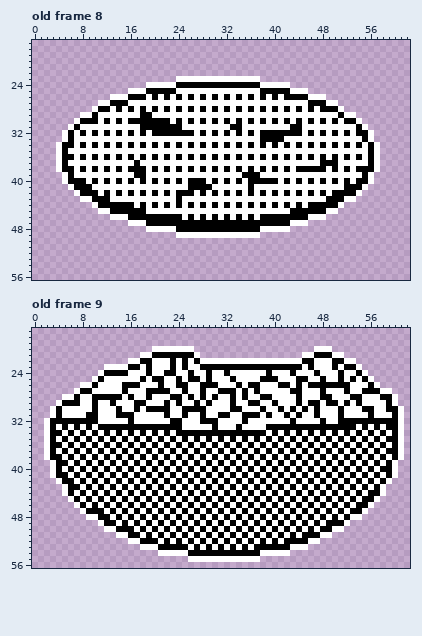
A pixel-art file gets an edit: Starship/source/assets/images/recipes.aseprite. The first picture shows the starting point.
64x64 pixels, 13 frames. Shown: old frame 8: x 0..62, y 17..56; old frame 9: x 0..62, y 17..56. The commit also changed other frames, which this record leaves out.
The result:
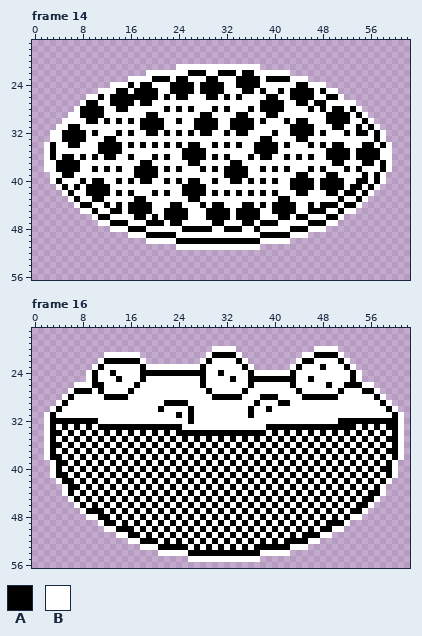
Palette (. is transparent): A #000000  B #ffffff
A new or re-ordered frame is compared with the old frame closest to it.
Changes in this commit:
frames 13 -> 19
Frame 14 is new; against old frame 8:
y 21: x 24..37 .............. -> BBBBBBBBBBBBBB
y 22: x 19..42 ........................ -> BBBBBBBAAABBAAABAABBBBBB
y 23: x 16..25 ........BB -> BBBBAAABAA; x 29..30 BB -> AA; x 34..45 BBBB........ -> AAAABAAAABBB
y 24: x 13..19 ......B -> BBBABAA; x 23 B -> A; x 27 A -> B; x 32..33 AA -> BB; x 43..48 ...... -> BAABBB
y 25: x 11..15 ..... -> BBBAA; x 17..18 BB -> AA; x 21..22 AA -> BB; x 24..26 BBB -> AAA; x 28..31 BBBB -> AAAA; x 35..36 BB -> AA; x 39..40 AA -> BB; x 42..50 ABBB..... -> BAAAABABB
y 26: x 9..15 ....BBB -> BBABAAA; x 19 B -> A; x 25..26 BA -> AB; x 28..29 AB -> BA; x 36 A -> B; x 38..39 AB -> BA; x 42 A -> B; x 46 B -> A; x 49..51 ... -> AAB
y 27: x 8..10 ... -> BAA; x 16 B -> A; x 18..19 BB -> AA; x 38..41 BBBB -> AAAA; x 44..46 BBA -> AAB; x 51..53 ... -> BBB
y 28: x 7..10 ...B -> BAAA; x 12 A -> B; x 15..16 BA -> AB; x 18 A -> B; x 20 A -> B; x 28 A -> B; x 34 A -> B; x 39 B -> A; x 41..42 BA -> AB; x 44 A -> B; x 49 A -> B; x 51..54 B... -> ABAB
y 29: x 6..9 ..BB -> BBAA; x 11 B -> A; x 18 A -> B; x 20 B -> A; x 28..29 BB -> AA; x 34..35 BB -> AA; x 39..40 BB -> AA; x 49..50 BB -> AA; x 52 B -> A; x 54..55 .. -> AB
y 30: x 5..6 .. -> BB; x 8 A -> B; x 17 A -> B; x 22 A -> B; x 26..27 AB -> BA; x 29 B -> A; x 32..33 AB -> BA; x 35 B -> A; x 40 A -> B; x 45..46 BA -> AB; x 48..49 AB -> BA; x 51 B -> A; x 53 A -> B; x 55..56 .. -> AB
y 31: x 4..6 ..B -> BBA; x 22..24 AAA -> BBB; x 27..30 BBBB -> AAAA; x 35..36 BB -> AA; x 45..46 BB -> AA; x 50..51 BB -> AA; x 56..57 .. -> AB
y 32: x 3..5 ..B -> BBA; x 7 B -> A; x 12 A -> B; x 18..19 AB -> BA; x 21 A -> B; x 23 A -> B; x 25 A -> B; x 29..30 BA -> AB; x 35..36 BA -> AB; x 38..39 AA -> BB; x 41..42 AA -> BB; x 45 B -> A; x 50 A -> B; x 57..58 .. -> AB
y 33: x 3..5 ..B -> BBA; x 7..8 BB -> AA; x 12..13 BB -> AA; x 40..41 AA -> BB; x 44..45 BB -> AA; x 55 A -> B; x 57..58 .. -> AB
y 34: x 2..3 .. -> BA; x 5 A -> B; x 7..8 BA -> AB; x 10..11 AB -> BA; x 13 B -> A; x 27..28 BA -> AB; x 36..37 AB -> BA; x 39 B -> A; x 44 A -> B; x 51..52 BA -> AB; x 54..55 AB -> BA; x 58..59 .. -> AB
y 35: x 2..3 .. -> BA; x 5 A -> B; x 11..14 BBBB -> AAAA; x 25..28 BBBB -> AAAA; x 37..40 BBBB -> AAAA; x 49..52 BBBB -> AAAA; x 54..55 BB -> AA; x 57..59 B.. -> ABB
y 36: x 2..3 .. -> BA; x 13..14 BA -> AB; x 18 A -> B; x 24..25 AB -> BA; x 27 B -> A; x 34 A -> B; x 39..40 BA -> AB; x 48..49 AB -> BA; x 51 B -> A; x 55 B -> A; x 57..59 B.. -> ABB
y 37: x 2..4 ..B -> BBA; x 6..7 BB -> AA; x 17..19 ABB -> BAA; x 26..27 BB -> AA; x 33..34 BB -> AA; x 48..49 AA -> BB; x 51 B -> A; x 55 B -> A; x 58..59 .. -> AB
y 38: x 2..4 ..B -> BBA; x 7..8 BA -> AB; x 16 A -> B; x 19 B -> A; x 26 A -> B; x 33 B -> A; x 35..36 BA -> AB; x 44..45 AA -> BB; x 47 A -> B; x 50 A -> B; x 55..56 AA -> BB; x 58..59 .. -> AB
y 39: x 3..5 ..B -> BBA; x 19..20 BB -> AA; x 32..34 BBB -> AAA; x 36..37 AA -> BB; x 44..45 BB -> AA; x 49..50 BB -> AA; x 57..58 .. -> AB
y 40: x 3..4 .. -> BA; x 6..7 AA -> BB; x 11..12 BA -> AB; x 19..20 BA -> AB; x 28 A -> B; x 32..33 AB -> BA; x 37 A -> B; x 39 A -> B; x 42..43 AB -> BA; x 45 B -> A; x 49 B -> A; x 51..52 BA -> AB; x 57..58 .. -> AB
y 41: x 4..5 .. -> BA; x 8 A -> B; x 10..12 BBB -> AAA; x 25 B -> A; x 29 A -> B; x 36 A -> B; x 43..46 BBBB -> AAAA; x 48..52 BBBBA -> AAAAB; x 56..57 .. -> AB
y 42: x 5..6 .. -> BA; x 8 A -> B; x 11 B -> A; x 18 A -> B; x 24 A -> B; x 27 B -> A; x 42 A -> B; x 45..46 BA -> AB; x 48..49 AB -> BA; x 51 A -> B; x 55..56 .. -> AB
y 43: x 6..7 .. -> BA; x 12 A -> B; x 17..18 BB -> AA; x 24 A -> B; x 26..27 BB -> AA; x 41..42 BB -> AA; x 49..50 AA -> BB; x 54..55 .. -> AB
y 44: x 7..9 ... -> BAA; x 11 A -> B; x 13 A -> B; x 15 A -> B; x 17 B -> A; x 19..20 BA -> AB; x 22..23 AB -> BA; x 26 A -> B; x 31..32 BA -> AB; x 34..35 AB -> BA; x 41 B -> A; x 43..44 BA -> AB; x 47 A -> B; x 52..54 ... -> AAB
y 45: x 8..10 ... -> BBA; x 15 A -> B; x 19 B -> A; x 22..25 BBBB -> AAAA; x 29..32 BBBB -> AAAA; x 34..37 BBBB -> AAAA; x 40..42 BBB -> AAA; x 44..45 AA -> BB; x 51..53 ... -> ABB
y 46: x 10..12 ... -> BAA; x 16 A -> B; x 19 A -> B; x 21 A -> B; x 25..26 BA -> AB; x 28..29 AB -> BA; x 31 B -> A; x 35 B -> A; x 37..40 BAAA -> ABBB; x 43 A -> B; x 49..51 ... -> AAB
y 47: x 11..15 ..... -> BBAAA; x 22 A -> B; x 25..29 AAAAA -> BBBBB; x 32..34 AAA -> BBB; x 37 A -> B; x 41..42 AA -> BB; x 46..50 ..... -> AAABB
y 48: x 13..18 ...... -> BBBAAA; x 24 A -> B; x 30..31 AA -> BB; x 35..36 AA -> BB; x 43..48 ...... -> AAABBB
y 49: x 16..23 ........ -> BBBAAAAA; x 38..45 ........ -> AAAAABBB
y 50: x 19..42 ........................ -> BBBBBAAAAAAAAAAAAAABBBBB
y 51: x 24..37 .............. -> BBBBBBBBBBBBBB
Frame 16 is new; against old frame 9:
y 20: x 20..26 BBBBBBB -> .......; x 30..33 .... -> BBBB; x 50 . -> B
y 21: x 12..27 ......BBAAAAAAAB -> BBBBBB..........; x 29..34 ...... -> BAAAAB; x 50 B -> A
y 22: x 11..27 .....BBAABBBABABA -> BAAAAAAB.........; x 29 B -> A; x 34 B -> A; x 36..43 BBBBBBBB -> ........; x 50 A -> B; x 53 B -> .
y 23: x 10..11 .. -> BA; x 16..19 AABA -> BBAB; x 23 A -> B; x 25 A -> B; x 29..34 AAAAAA -> BBBBBB; x 36..43 AAAAAAAA -> B......B; x 46 A -> B; x 48 B -> A; x 50 A -> B; x 53..54 AB -> B.
y 24: x 9..10 .. -> BA; x 12 A -> B; x 14..15 AA -> BB; x 18 B -> A; x 20..21 BB -> AA; x 24..25 BB -> AA; x 27..29 BBA -> AAB; x 31..32 BA -> AB; x 36 B -> A; x 39 A -> B; x 47 A -> B; x 51 A -> B; x 53..55 BAB -> AB.
y 25: x 9..11 .BA -> BAB; x 14 B -> A; x 20..21 AA -> BB; x 24 A -> B; x 26..29 AABA -> BBAB; x 36..37 BB -> AA; x 41..46 BBBAAB -> AAABBA; x 48 A -> B; x 51 A -> B; x 55..56 AB -> ..
y 26: x 7 . -> B; x 11 B -> A; x 15..16 AA -> BB; x 21 A -> B; x 24..25 AA -> BB; x 29..30 AA -> BB; x 34 A -> B; x 37 A -> B; x 41..44 AABA -> BBAB; x 46..48 AAA -> BBB; x 50..51 AA -> BB; x 53..54 BB -> AA; x 56..57 AB -> B.
y 27: x 6..7 .B -> BA; x 11 B -> A; x 15..16 AB -> BA; x 19..22 AAAA -> BBBB; x 25 A -> B; x 28..29 AB -> BA; x 31..33 AAA -> BBB; x 37 A -> B; x 43 A -> B; x 48 A -> B; x 51..52 BA -> AB; x 57..59 ABB -> B..
y 28: x 6..7 BA -> AB; x 10..11 AA -> BB; x 15..16 BA -> AB; x 19 A -> B; x 23..24 AA -> BB; x 26 A -> B; x 28 A -> B; x 31..32 BB -> AA; x 34..35 BA -> AB; x 40 B -> A; x 44..47 ABBB -> BAAA; x 50 B -> A; x 53..54 AA -> BB; x 57..60 BAAB -> AB..
y 29: x 6..7 AA -> BB; x 10 A -> B; x 13 A -> B; x 17..18 AA -> BB; x 23 B -> A; x 25 B -> A; x 27 A -> B; x 29 A -> B; x 33 A -> B; x 36 A -> B; x 40..42 ABB -> BAA; x 44 A -> B; x 46..47 AA -> BB; x 49..50 AA -> BB; x 52 A -> B; x 54 A -> B; x 58..60 BAB -> AB.
y 30: x 10 A -> B; x 14 A -> B; x 17 A -> B; x 19..20 AA -> BB; x 22 A -> B; x 25 A -> B; x 27..28 AA -> BB; x 33..34 AA -> BB; x 36 B -> A; x 38..39 AB -> BA; x 41 A -> B; x 43 A -> B; x 45 A -> B; x 47 A -> B; x 51 A -> B; x 55..56 AA -> BB; x 60..61 AB -> B.
y 31: x 2..4 .BA -> BAB; x 9..10 AA -> BB; x 14..16 AAA -> BBB; x 22 A -> B; x 24..26 BAB -> ABA; x 28 A -> B; x 31..32 AA -> BB; x 35 A -> B; x 37 A -> B; x 39 A -> B; x 42 A -> B; x 44 A -> B; x 47 A -> B; x 51 A -> B; x 56 A -> B
y 32: x 16 A -> B; x 23..24 AA -> BB; x 26 B -> A; x 28..30 AAA -> BBB; x 35 A -> B; x 43 A -> B; x 48 A -> B
y 33: x 30 A -> B; x 34 A -> B
Changed places in both pictures, as pixel boxes (x1, y1, x2, y2):
changed: (44, 64, 392, 250)
changed: (44, 346, 404, 430)
